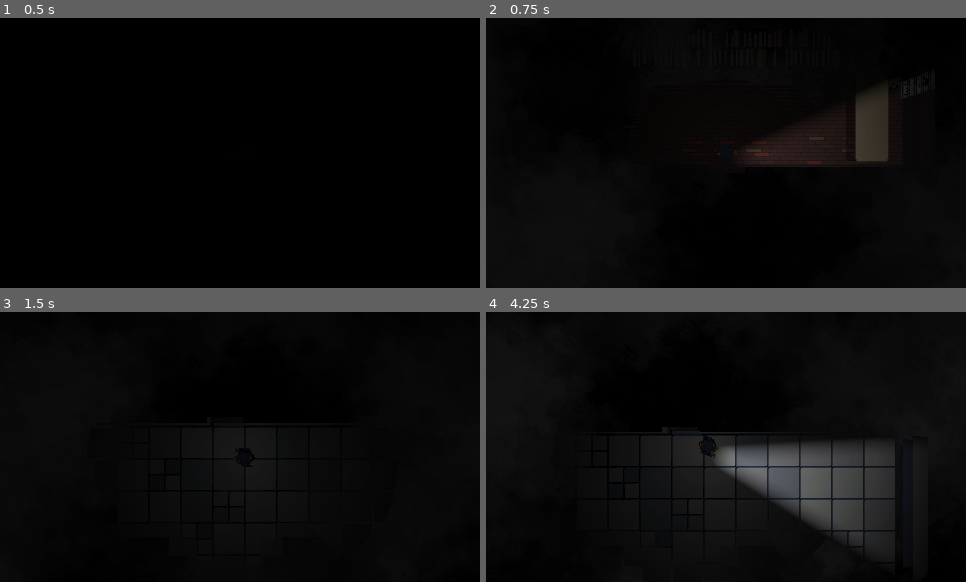
Above: before the commit, frames 1-4 (two rows, left to right).
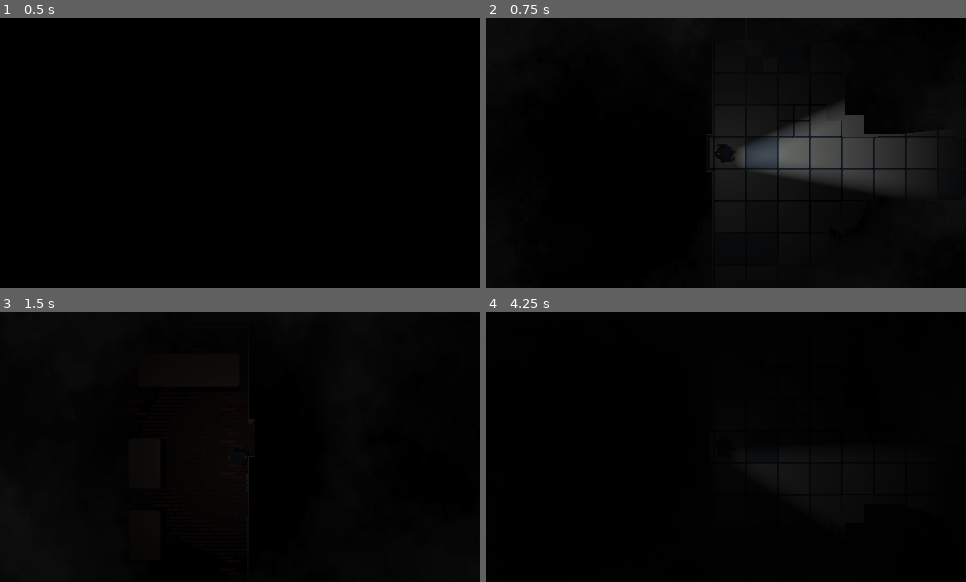
Above: after the commit, the same moments.

Repository: Jul1nk/School-Days-2
Game: Godot game, scene res://scenes/levels/game_world.tscn
Two runs of this game, one before a commit and one after it. Both use one fixed random seed, a clock stepped at 60 frames per second and the inputs below. The project has no main scene, so this scene is started directly.
Inputs (mouse positions are in pixels of both pictures, inside the frame that each line leads up to):
- Up to frame 1 (0.5 s): no input
- Up to frame 2 (0.75 s): tap Enter at 0.5 s; move the mouse to (831, 139) at 0.52 s; hold D (right) from 0.53 s (still down); tap E (action) at 0.6 s
- Up to frame 3 (1.5 s): move the mouse to (144, 460) at 1.27 s; release D (right) at 1.28 s; hold S (down) from 1.28 s (still down); tap F (flashlight) at 1.35 s
- Up to frame 4 (4.25 s): move the mouse to (774, 387) at 2.02 s; release S (down) at 2.03 s; hold D (right) 2.03-2.78 s; tap E (action) at 2.1, 3.6 s; move the mouse to (702, 501) at 2.77 s; hold W (up) 2.78-3.53 s; tap F (flashlight) at 2.85 s; move the mouse to (870, 487) at 3.52 s; hold A (left) from 3.53 s (still down)

Frame 1 is identical in both runs. In frame 2, 7.4% of the frame differs, in the area x 47-91%, y 25-64%; in frame 3, less than 0.1%; in frame 4, 13%, in the area x 33-90%, y 42-91%.

Commit message:
Hallway posters

Diff:
--- a/scenes/levels/hallway.tscn
+++ b/scenes/levels/hallway.tscn
@@ -1,9 +1,13 @@
-[gd_scene load_steps=6 format=3 uid="uid://r02esigt7qpy"]
+[gd_scene load_steps=10 format=3 uid="uid://r02esigt7qpy"]
 
 [ext_resource type="PackedScene" uid="uid://c8u0xn04yibus" path="res://scenes/door.tscn" id="1_57idd"]
+[ext_resource type="PackedScene" uid="uid://jxp872moy3fp" path="res://scenes/object_instance.tscn" id="2_rwebd"]
 [ext_resource type="TileSet" uid="uid://ur3wjutcoubb" path="res://editor/floor_tileset.tres" id="3_65s2d"]
+[ext_resource type="Texture2D" uid="uid://dg8gwudj4jhft" path="res://assets/vfx/wall decoration/poster6.png" id="3_dvmtb"]
+[ext_resource type="Texture2D" uid="uid://do07k6tlg0ej2" path="res://assets/vfx/wall decoration/poster5.png" id="4_lmk74"]
 [ext_resource type="Script" path="res://scripts/wall_maker.gd" id="4_xlrab"]
 [ext_resource type="TileSet" uid="uid://cp21qd1jh162v" path="res://editor/wall_tileset.tres" id="5_jnwhn"]
+[ext_resource type="Texture2D" uid="uid://buic3nq46rir5" path="res://assets/vfx/wall decoration/poster4.png" id="5_wjjf3"]
 [ext_resource type="TileSet" uid="uid://dpjo3d3qckywo" path="res://editor/bush2_tileset.tres" id="6_esfvi"]
 
 [node name="Hallway" type="Node2D"]
@@ -12,65 +16,170 @@
 layer = 5
 follow_viewport_enabled = true
 
-[node name="door_classroom1" parent="CanvasLayer_Entities" instance=ExtResource("1_57idd")]
+[node name="Doors" type="Node2D" parent="CanvasLayer_Entities"]
+
+[node name="door_classroom1" parent="CanvasLayer_Entities/Doors" instance=ExtResource("1_57idd")]
 position = Vector2(64, -220)
 
-[node name="door_classroom2_0" parent="CanvasLayer_Entities" instance=ExtResource("1_57idd")]
+[node name="door_classroom2_0" parent="CanvasLayer_Entities/Doors" instance=ExtResource("1_57idd")]
 position = Vector2(28, -352)
 rotation = 1.5708
 next_level = 1
 
-[node name="door_classroom2_1" parent="CanvasLayer_Entities" instance=ExtResource("1_57idd")]
+[node name="door_classroom2_1" parent="CanvasLayer_Entities/Doors" instance=ExtResource("1_57idd")]
 position = Vector2(28, -544)
 rotation = 1.5708
 next_level = 1
 spawn_point = 1
 
-[node name="door_toilets_girls" parent="CanvasLayer_Entities" instance=ExtResource("1_57idd")]
+[node name="door_toilets_girls" parent="CanvasLayer_Entities/Doors" instance=ExtResource("1_57idd")]
 position = Vector2(28, -736)
 rotation = 1.5708
 next_level = 4
 
-[node name="door_toilets_boys" parent="CanvasLayer_Entities" instance=ExtResource("1_57idd")]
+[node name="door_toilets_boys" parent="CanvasLayer_Entities/Doors" instance=ExtResource("1_57idd")]
 position = Vector2(28, -928)
 rotation = 1.5708
 next_level = 4
 
-[node name="door_yard_0" parent="CanvasLayer_Entities" instance=ExtResource("1_57idd")]
+[node name="door_yard_0" parent="CanvasLayer_Entities/Doors" instance=ExtResource("1_57idd")]
 position = Vector2(96, -1060)
-rotation = 3.14159
+rotation = -3.14159
 next_level = 5
 
-[node name="door_classroom3_0" parent="CanvasLayer_Entities" instance=ExtResource("1_57idd")]
+[node name="door_classroom3_0" parent="CanvasLayer_Entities/Doors" instance=ExtResource("1_57idd")]
 position = Vector2(132, -736)
 rotation = -1.5708
 next_level = 2
 
-[node name="door_classroom3_1" parent="CanvasLayer_Entities" instance=ExtResource("1_57idd")]
+[node name="door_classroom3_1" parent="CanvasLayer_Entities/Doors" instance=ExtResource("1_57idd")]
 position = Vector2(132, -928)
 rotation = -1.5708
 next_level = 2
 spawn_point = 1
 
-[node name="door_classroom3_2" parent="CanvasLayer_Entities" instance=ExtResource("1_57idd")]
+[node name="door_classroom3_2" parent="CanvasLayer_Entities/Doors" instance=ExtResource("1_57idd")]
 position = Vector2(572, -960)
 rotation = 1.5708
 next_level = 2
 spawn_point = 2
 
-[node name="door_office_0" parent="CanvasLayer_Entities" instance=ExtResource("1_57idd")]
+[node name="door_office_0" parent="CanvasLayer_Entities/Doors" instance=ExtResource("1_57idd")]
 position = Vector2(416, -476)
 next_level = 7
 
-[node name="door_office_1" parent="CanvasLayer_Entities" instance=ExtResource("1_57idd")]
+[node name="door_office_1" parent="CanvasLayer_Entities/Doors" instance=ExtResource("1_57idd")]
 position = Vector2(768, -476)
 next_level = 7
 spawn_point = 1
 
-[node name="door_library" parent="CanvasLayer_Entities" instance=ExtResource("1_57idd")]
+[node name="door_library" parent="CanvasLayer_Entities/Doors" instance=ExtResource("1_57idd")]
 position = Vector2(800, -1124)
-rotation = 3.14159
+rotation = -3.14159
 next_level = 6
+
+[node name="Posters" type="Node2D" parent="CanvasLayer_Entities"]
+
+[node name="poster" parent="CanvasLayer_Entities/Posters" instance=ExtResource("2_rwebd")]
+position = Vector2(657, -1120)
+scale = Vector2(0.5, 0.5)
+nb_frames = 24
+layer_distance = 1.0
+sprite_texture = ExtResource("3_dvmtb")
+
+[node name="poster4" parent="CanvasLayer_Entities/Posters" instance=ExtResource("2_rwebd")]
+position = Vector2(253, -576)
+scale = Vector2(0.5, 0.5)
+nb_frames = 24
+layer_distance = 1.0
+sprite_texture = ExtResource("3_dvmtb")
+
+[node name="poster7" parent="CanvasLayer_Entities/Posters" instance=ExtResource("2_rwebd")]
+position = Vector2(838, -832)
+scale = Vector2(0.5, 0.5)
+nb_frames = 24
+layer_distance = 1.0
+sprite_texture = ExtResource("3_dvmtb")
+
+[node name="poster2" parent="CanvasLayer_Entities/Posters" instance=ExtResource("2_rwebd")]
+position = Vector2(992, -718)
+rotation = 1.5708
+scale = Vector2(0.5, 0.5)
+nb_frames = 24
+layer_distance = 1.0
+sprite_texture = ExtResource("4_lmk74")
+
+[node name="poster3" parent="CanvasLayer_Entities/Posters" instance=ExtResource("2_rwebd")]
+position = Vector2(992, -1039)
+rotation = 1.5708
+scale = Vector2(0.5, 0.5)
+nb_frames = 24
+layer_distance = 1.0
+sprite_texture = ExtResource("5_wjjf3")
+
+[node name="poster8" parent="CanvasLayer_Entities/Posters" instance=ExtResource("2_rwebd")]
+position = Vector2(688, -874)
+rotation = 1.5708
+scale = Vector2(0.5, 0.5)
+nb_frames = 24
+layer_distance = 1.0
+sprite_texture = ExtResource("4_lmk74")
+
+[node name="poster5" parent="CanvasLayer_Entities/Posters" instance=ExtResource("2_rwebd")]
+position = Vector2(992, -902)
+rotation = 1.5708
+scale = Vector2(0.5, 0.5)
+nb_frames = 24
+layer_distance = 1.0
+sprite_texture = ExtResource("4_lmk74")
+
+[node name="poster9" parent="CanvasLayer_Entities/Posters" instance=ExtResource("2_rwebd")]
+position = Vector2(816, -617)
+rotation = 1.5708
+scale = Vector2(0.5, 0.5)
+nb_frames = 24
+layer_distance = 1.0
+sprite_texture = ExtResource("3_dvmtb")
+
+[node name="poster13" parent="CanvasLayer_Entities/Posters" instance=ExtResource("2_rwebd")]
+position = Vector2(576, -704)
+rotation = -1.5708
+scale = Vector2(0.5, 0.5)
+nb_frames = 24
+layer_distance = 1.0
+sprite_texture = ExtResource("5_wjjf3")
+
+[node name="poster14" parent="CanvasLayer_Entities/Posters" instance=ExtResource("2_rwebd")]
+position = Vector2(32, -651)
+rotation = -1.5708
+scale = Vector2(0.5, 0.5)
+nb_frames = 24
+layer_distance = 1.0
+sprite_texture = ExtResource("4_lmk74")
+
+[node name="poster10" parent="CanvasLayer_Entities/Posters" instance=ExtResource("2_rwebd")]
+position = Vector2(128, -866)
+rotation = 1.5708
+scale = Vector2(0.5, 0.5)
+nb_frames = 24
+layer_distance = 1.0
+sprite_texture = ExtResource("5_wjjf3")
+
+[node name="poster11" parent="CanvasLayer_Entities/Posters" instance=ExtResource("2_rwebd")]
+position = Vector2(128, -384)
+rotation = 1.5708
+scale = Vector2(0.5, 0.5)
+nb_frames = 24
+layer_distance = 1.0
+sprite_texture = ExtResource("5_wjjf3")
+
+[node name="poster12" parent="CanvasLayer_Entities/Posters" instance=ExtResource("2_rwebd")]
+position = Vector2(128, -1023)
+rotation = 1.5708
+scale = Vector2(0.5, 0.5)
+nb_frames = 24
+layer_distance = 1.0
+sprite_texture = ExtResource("3_dvmtb")
 
 [node name="CanvasLayer_Floor" type="CanvasLayer" parent="."]
 layer = 0
--- a/scripts/game_world.gd
+++ b/scripts/game_world.gd
@@ -7,7 +7,7 @@
 
 # Called when the node enters the scene tree for the first time.
 func _ready():
-	_change_level(Global.lvl_path_library, 0)
+	_change_level(Global.lvl_path_hallway, 10)
 
 
 # Called every frame. 'delta' is the elapsed time since the previous frame.
